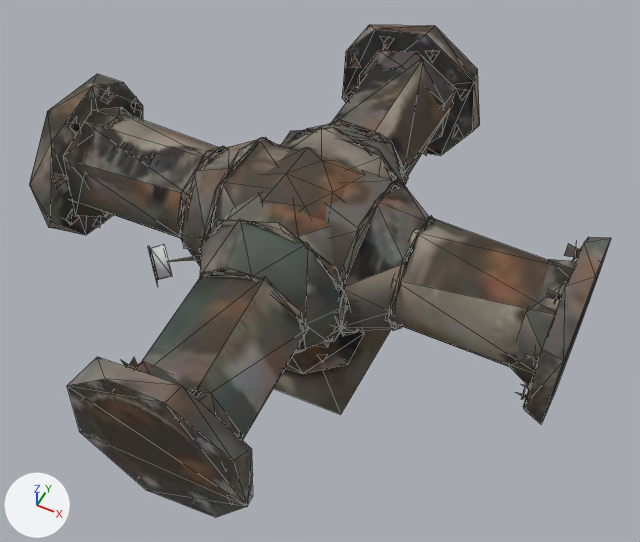
A saved change to the glTF model jogo/assets/modelos/logistica/canos/cano_cruz.glb.
Before and after are seen from a 50 mm camera at (0.526, -1.002, 1.507) aimed at (0.024, 0.003, 0.251). Every picture has the same lights, and +X, +Y and +Z are marked at lower left. The picture after the commit comes second. Mesh edges are drawn as thin lines. Where no turn or scale is listed for an object, it has been applied to the vertices. Vertices at exactly the same position are counted once.

Script lines for the objects in view, before the commit:
```python
me_ponteiro_002 = bpy.data.meshes.new('ponteiro.002')
me_ponteiro_002.from_pydata(...)  # 860 vertices, 1130 faces; spans x -0.299..0.701, y -0.299..0.701, z -0.343..0.14
# faces by material slot: [1106, 24]
me_ponteiro_002.materials.append(mat_cano_cruz_tex)  # picture img_cano_cruz_tex
me_ponteiro_002.materials.append(mat_p_fogo)  # orange #ffbc3f, glowing orange #ffbc3f
ob_cano_cruz_corpo = bpy.data.objects.new('cano_cruz_corpo', me_ponteiro_002)
ob_cano_cruz_corpo.location = (-0.201, -0.201, 0.36)
```
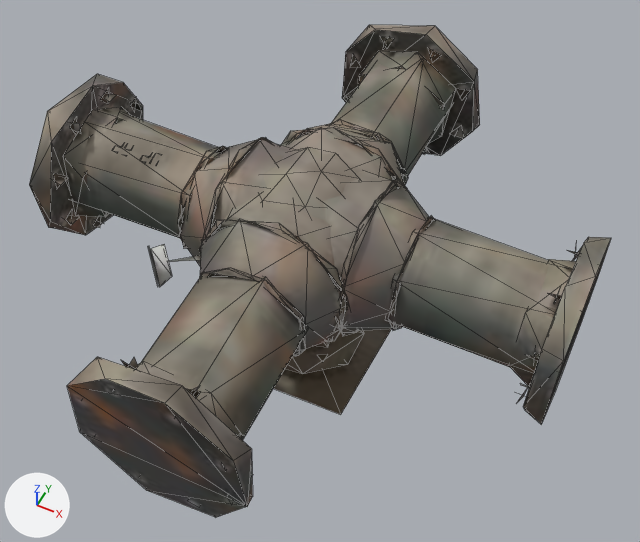
Boxes [x1, y1, x2, y2] around the edits, measured in the pictures (640 x 542 px; the box of a moved part takes in the faces that stretch with it):
part 1 of me_ponteiro_002, moved or reshaped
    before: [150, 51, 580, 399]
    after: [151, 47, 579, 401]
part 2 of me_ponteiro_002, surface changed
    both: [29, 25, 611, 517]

What the commit changed:
me_ponteiro_002 has 860 vertices, 1130 faces and spans x -0.299..0.701, y -0.299..0.701, z -0.343..0.14.
me_ponteiro_002 is used by ob_cano_cruz_corpo; location (-0.201, -0.201, 0.36).
Part 1, on me_ponteiro_002:
22 vertices are removed from x 0.003..0.415, y -0.025..0.415, z -0.12..0.136.
103 faces are deleted.
62 vertices move within x -0.258..0.701, y -0.299..0.701, z -0.162..0.116.
22 vertices are added at x 0.028..0.416, y -0.024..0.416, z -0.121..0.138.
103 new faces join them, mat_cano_cruz_tex (picture img_cano_cruz_tex).
me_ponteiro_002 part 2: 987 kept faces spanning x -0.299..0.701, y -0.299..0.701, z -0.343..0.14 get new texture (UV) coordinates.
